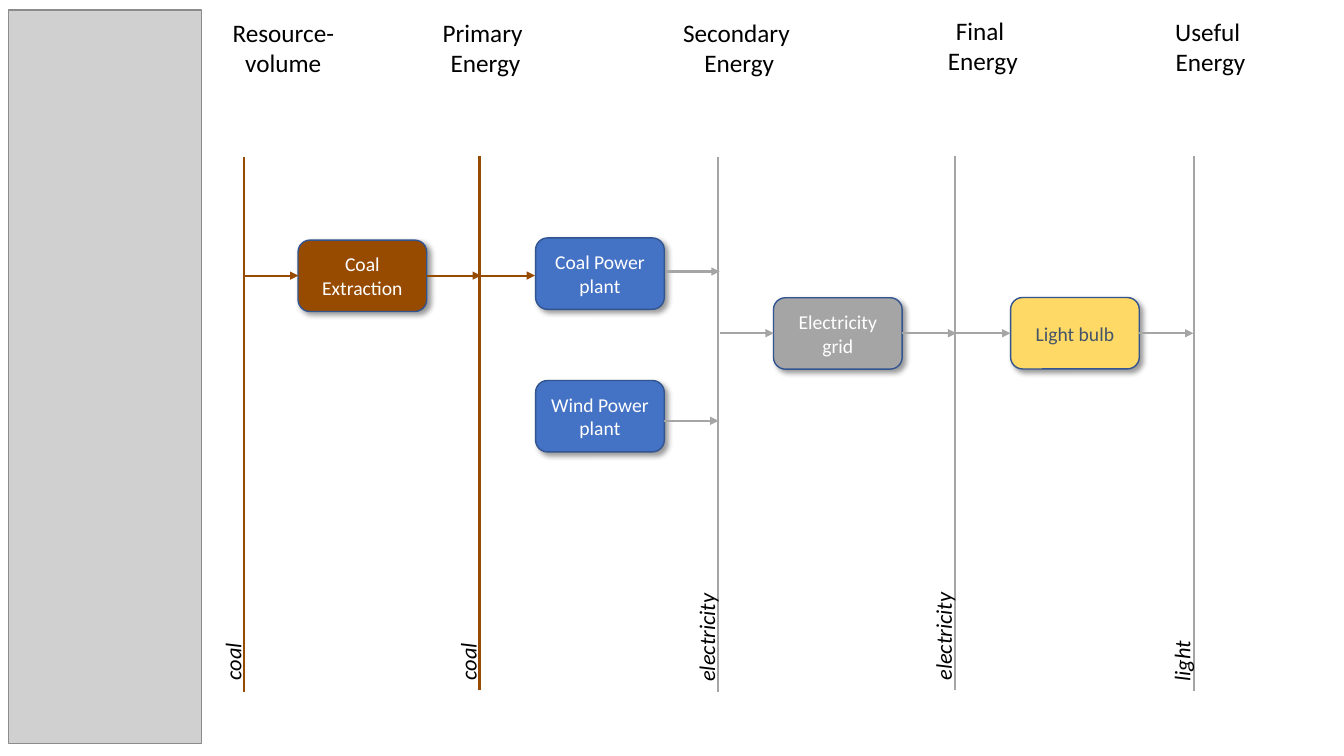
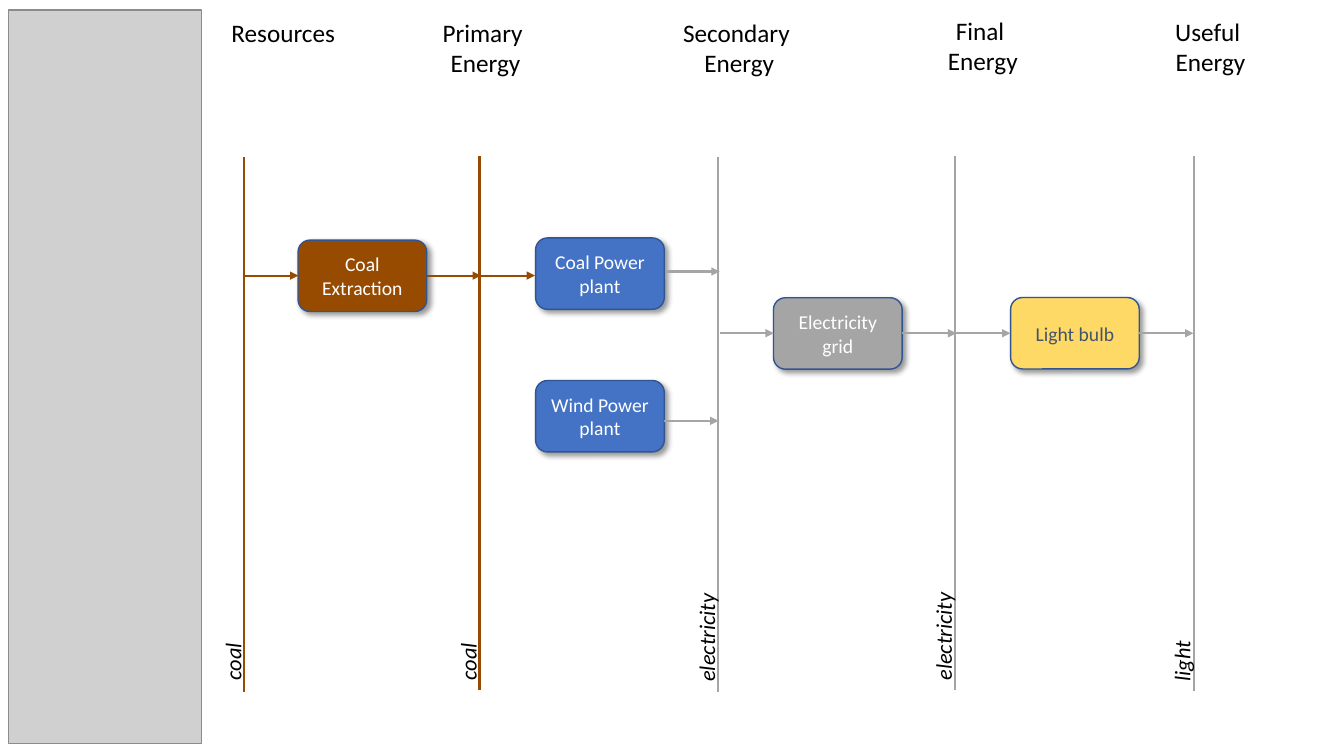
Before and after one commit to iiasa/message_ix, a slide deck: slide 4 of tutorial/westeros/_static/westeros_res.pptx. Drawn at 1344x756 pixels with LibreOffice and Linux fonts; fonts in the diff are those of the drawing; grey boxes stand for pictures. Boxes give left, top, right and bottom in pixels: in the first picture for what was removed or moved away, otherwise in the second. Text is boxed around its words. In the diff, an @@ line names an element or a change of style, - is before the commit and + after.

Commit message:
Adapt RES image for fossil_resource tutorial

```diff
--- a/tutorial/westeros/_static/westeros_res.pptx
+++ b/tutorial/westeros/_static/westeros_res.pptx
@@ text added at (231,25,335,43), 18 pt, text #000000 @@
+Resources
@@ text removed at (233,25,334,72) @@
-Resource-volume
```
Also in this commit, not shown: 2 other slides changed, 1 other file.
